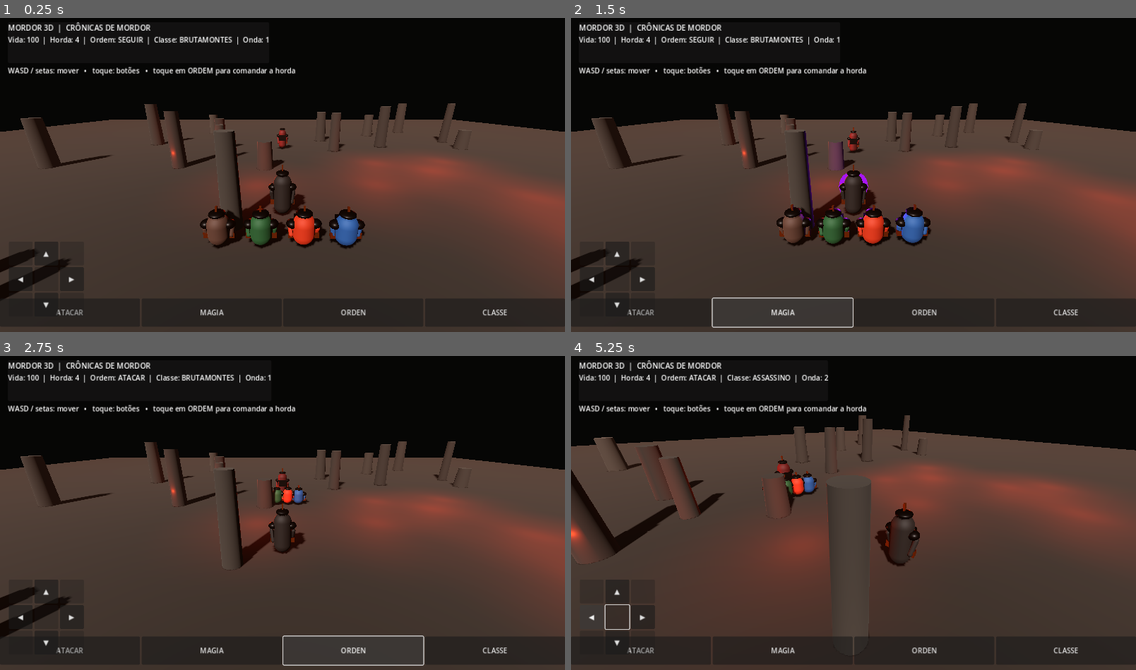
Above: before the commit, frames 1-4 (two rows, left to right).
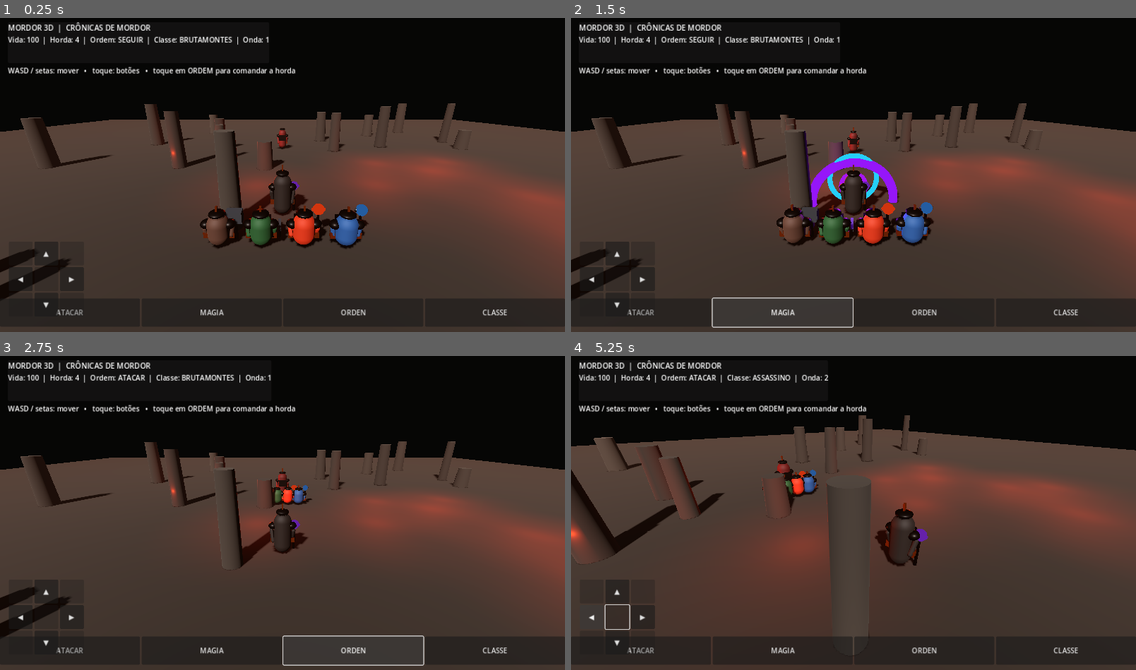
Above: after the commit, the same moments.

Repository: souzaleite24-ai/MordorTrolDeRubiAndroid
Game: Godot game, scene res://scenes/mordor_world.tscn
Two runs of this game, one before a commit and one after it. Both use one fixed random seed, a clock stepped at 60 frames per second and the inputs below.
Inputs:
- Up to frame 1 (0.25 s): no input
- Up to frame 2 (1.5 s): click "ATACAR" at 0.5 s; click "MAGIA" at 1.25 s
- Up to frame 3 (2.75 s): click "ORDEN" at 2 s
- Up to frame 4 (5.25 s): click "CLASSE" at 2.75 s; click "▲" at 3.5 s; click "◀" at 4.25 s; hold Right (ui_right) from 5.03 s (still down)

The runs differ from the first frame. In frame 1, 0.3% of the frame differs, in the area x 39-66%, y 51-72%; in frame 2, 1.3%, in the area x 40-65%, y 43-71%; in frame 3, less than 0.1%; in frame 4, 0.1%.

Commit message:
Add fighting-game weapons and special magic effects

Diff:
--- a/godot/scripts/mordor_world.gd
+++ b/godot/scripts/mordor_world.gd
@@ -203,10 +203,78 @@
 	actor.add_child(belt)
 	return actor
 
+func _weapon_piece(parent: Node3D, mesh: Mesh, material: Material, at: Vector3, size: Vector3 = Vector3.ONE) -> MeshInstance3D:
+	var part := MeshInstance3D.new()
+	part.mesh = mesh
+	part.material_override = material
+	part.position = at
+	part.scale = size
+	parent.add_child(part)
+	return part
+
+func _add_weapon(actor: Node3D, kind: String) -> void:
+	var pivot := Node3D.new()
+	pivot.name = "WeaponPivot"
+	pivot.position = Vector3(0.56, 0.48, -0.18)
+	actor.add_child(pivot)
+	var metal := StandardMaterial3D.new()
+	metal.albedo_color = Color(0.12, 0.10, 0.09)
+	metal.metallic = 0.86
+	metal.roughness = 0.24
+	var edge := StandardMaterial3D.new()
+	edge.albedo_color = Color(0.68, 0.72, 0.78)
+	edge.metallic = 0.92
+	edge.roughness = 0.18
+	var glow := StandardMaterial3D.new()
+	glow.shading_mode = BaseMaterial3D.SHADING_MODE_UNSHADED
+	glow.albedo_color = MINION_COLORS.get(kind, Color(0.32, 0.12, 0.55))
+	glow.emission_enabled = true
+	glow.emission = glow.albedo_color
+	glow.emission_energy_multiplier = 2.4
+	if kind == "ASSASSINO":
+		for side in [-1.0, 1.0]:
+			var blade := BoxMesh.new()
+			blade.size = Vector3(0.10, 0.12, 0.78)
+			_weapon_piece(pivot, blade, edge, Vector3(side * 0.13, 0.02, -0.25), Vector3.ONE)
+			var grip := CylinderMesh.new()
+			grip.top_radius = 0.045
+			grip.bottom_radius = 0.045
+			grip.height = 0.28
+			_weapon_piece(pivot, grip, metal, Vector3(side * 0.13, -0.02, 0.23), Vector3.ONE)
+	elif kind == "BRUTAMONTES":
+		var shaft := CylinderMesh.new()
+		shaft.top_radius = 0.075
+		shaft.bottom_radius = 0.09
+		shaft.height = 1.05
+		_weapon_piece(pivot, shaft, metal, Vector3(0, 0, -0.12), Vector3.ONE)
+		var head := BoxMesh.new()
+		head.size = Vector3(0.62, 0.48, 0.38)
+		_weapon_piece(pivot, head, edge, Vector3(0, 0.52, -0.12), Vector3.ONE)
+		var spike := SphereMesh.new()
+		spike.radius = 0.16
+		spike.height = 0.32
+		_weapon_piece(pivot, spike, glow, Vector3(0, 0.52, -0.37), Vector3.ONE)
+	else:
+		var staff := CylinderMesh.new()
+		staff.top_radius = 0.045
+		staff.bottom_radius = 0.065
+		staff.height = 1.35
+		_weapon_piece(pivot, staff, metal, Vector3(0, 0.12, -0.08), Vector3.ONE)
+		var orb := SphereMesh.new()
+		orb.radius = 0.22
+		orb.height = 0.44
+		_weapon_piece(pivot, orb, glow, Vector3(0, 0.82, -0.08), Vector3.ONE)
+		for side in [-1.0, 1.0]:
+			var rune := SphereMesh.new()
+			rune.radius = 0.075
+			rune.height = 0.15
+			_weapon_piece(pivot, rune, edge if kind == "XAMA" else glow, Vector3(side * 0.19, 0.82, -0.08), Vector3.ONE)
+
 func _create_player() -> void:
 	player = CharacterBody3D.new()
 	player.name = "SenhorSombrio"
 	var visual := _make_actor(Color(0.12, 0.10, 0.09), 2.0)
+	_add_weapon(visual, "SOMBRA")
 	player.add_child(visual)
 	var collision := CollisionShape3D.new()
 	var capsule := CapsuleShape3D.new()
@@ -229,6 +297,7 @@
 	var classes := ["BRUTAMONTES", "ASSASSINO", "PIROMANTE", "XAMA"]
 	for i in range(4):
 		var minion := _make_actor(MINION_COLORS[classes[i]], 1.25)
+		_add_weapon(minion, classes[i])
 		minion.name = classes[i]
 		minion.set_meta("class", classes[i])
 		minion.position = Vector3((i - 1.5) * 1.7, 0, 6.5)
@@ -356,6 +425,9 @@
 	actor.position.y = 0.045 * absf(stride) if moving else 0.025 * sin(anim_clock * 2.0 + phase)
 	var left_arm := actor.get_node_or_null("Arm_L") as Node3D
 	var right_arm := actor.get_node_or_null("Arm_R") as Node3D
+	var weapon := actor.get_node_or_null("WeaponPivot") as Node3D
+	if weapon and not actor.has_meta("weapon_striking"):
+		weapon.rotation.z = sin(anim_clock * 2.0 + phase) * 0.035
 	if left_arm:
 		left_arm.rotation.x = stride * 0.42
 	if right_arm:
@@ -365,6 +437,7 @@
 	if attack_cooldown > 0.0:
 		return
 	attack_cooldown = 0.55
+	_weapon_strike(player.get_child(0) as Node3D)
 	_spawn_combat_flash(player.global_position + player.global_basis * Vector3(0, 1.1, -1.35), Color(1.0, 0.58, 0.16), 2.8)
 	for enemy in enemies:
 		if is_instance_valid(enemy) and player.global_position.distance_to(enemy.global_position) < 4.0:
@@ -372,8 +445,44 @@
 			_damage_enemy(enemy, 42.0)
 			break
 
+func _weapon_strike(actor: Node3D) -> void:
+	var pivot := actor.get_node_or_null("WeaponPivot") as Node3D
+	if not pivot:
+		return
+	var tween := create_tween()
+	tween.tween_property(pivot, "rotation:x", -1.05, 0.10).set_trans(Tween.TRANS_BACK).set_ease(Tween.EASE_OUT)
+	tween.tween_property(pivot, "rotation:x", 0.0, 0.20).set_trans(Tween.TRANS_BACK).set_ease(Tween.EASE_OUT)
+
+func _spawn_special_ring(at: Vector3, tint: Color, radius: float) -> void:
+	var ring := MeshInstance3D.new()
+	var torus := TorusMesh.new()
+	torus.inner_radius = 0.72
+	torus.outer_radius = 0.9
+	ring.mesh = torus
+	ring.material_override = _glow_material(tint)
+	ring.position = at
+	ring.rotation.x = deg_to_rad(90)
+	ring.scale = Vector3.ONE * 0.2
+	add_child(ring)
+	var tween := create_tween()
+	tween.set_parallel(true)
+	tween.tween_property(ring, "scale", Vector3.ONE * radius, 0.38).set_trans(Tween.TRANS_BACK).set_ease(Tween.EASE_OUT)
+	tween.tween_property(ring, "rotation:z", TAU, 0.38)
+	tween.chain().tween_callback(ring.queue_free)
+
+func _glow_material(tint: Color) -> StandardMaterial3D:
+	var mat := StandardMaterial3D.new()
+	mat.shading_mode = BaseMaterial3D.SHADING_MODE_UNSHADED
+	mat.albedo_color = tint
+	mat.emission_enabled = true
+	mat.emission = tint
+	mat.emission_energy_multiplier = 3.5
+	return mat
+
 func _cast_spell() -> void:
 	_spawn_combat_flash(player.global_position + Vector3(0, 1.0, -1.0), Color(0.55, 0.08, 0.95), 4.2)
+	_spawn_special_ring(player.global_position + Vector3(0, 0.12, -1.0), Color(0.48, 0.08, 1.0), 2.5)
+	_spawn_special_ring(player.global_position + Vector3(0, 1.4, -1.0), Color(0.12, 0.72, 1.0), 1.4)
 	for enemy in enemies.duplicate():
 		if is_instance_valid(enemy) and player.global_position.distance_to(enemy.global_position) < 12.0:
 			_spawn_combat_flash(enemy.global_position + Vector3(0, 1.0, 0), Color(0.62, 0.12, 1.0), 2.2)
@@ -406,6 +515,7 @@
 				"ASSASSINO": damage = 20.0
 				"PIROMANTE": damage = 24.0
 				"XAMA": damage = 10.0
+			_weapon_strike(minion)
 			_spawn_combat_flash(target_enemy.global_position + Vector3(0, 1.0, 0), MINION_COLORS[kind], 1.35)
 			_damage_enemy(target_enemy, damage)
 			timer = 0.9 if kind != "ASSASSINO" else 0.55
